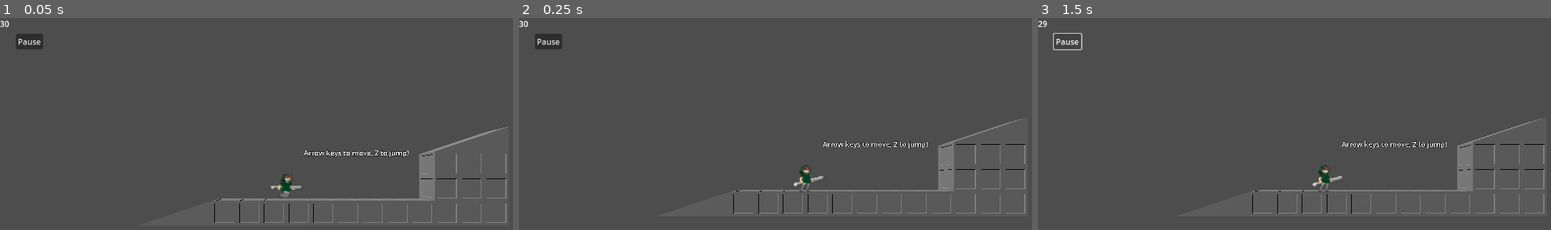
Above: before the commit, frames 1-3 (left to right).
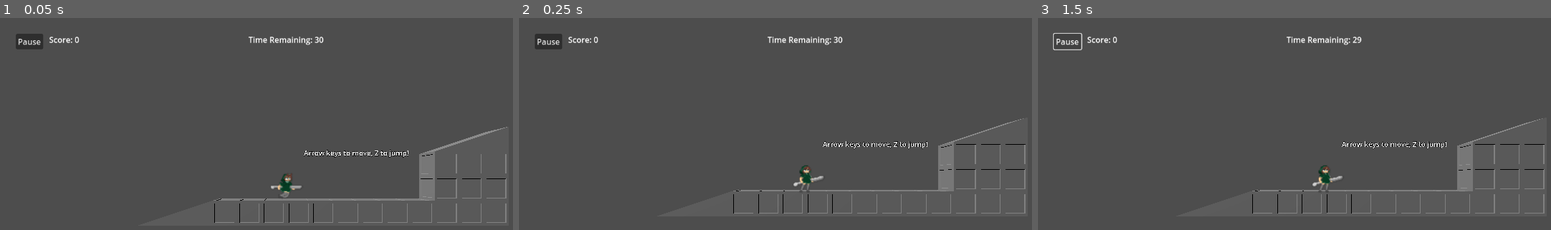
Above: after the commit, the same moments.

Repository: Biosaur/GIGGJMay2024
Game: Godot game, scene res://Game.tscn
Same seed, same stepped clock (60 frames per second), same inputs: the game is played once before the commit and once after it.
Inputs:
- Up to frame 1 (0.05 s): no input
- Up to frame 2 (0.25 s): no input
- Up to frame 3 (1.5 s): click "Pause" at 0.5 s; hold Right (right) from 1.28 s (still down); tap C (ability) at 1.35 s

The runs differ from the first frame. In frame 1, 0.4% of the frame differs, in the area x 0-64%, y 1-13%; in frame 2, 0.4%; in frame 3, 0.4%.

Commit message:
Add scoring system

Diff:
--- a/Game.gd
+++ b/Game.gd
@@ -5,6 +5,7 @@
 var current_level = null
 var numSpreadables = 0
 var numSpreaded = 0
+var score = 0
 
 signal spreadWarning
 
@@ -12,7 +13,7 @@
 func _ready():
 	timer = $Level/Timer
 	timer._timer_start()
-	timer_text = $Level/Time_remaining
+	timer_text = $"Control/MarginContainer/Time_Remaining"
 
 	$Level/Player.next_level.connect(_on_next_level)
 	$Level/Player.dead.connect(_on_player_death)
@@ -20,6 +21,10 @@
 
 func _on_next_level():
 	if numSpreadables == numSpreaded:
+		# Calculate score
+		score += round($Level/Timer.time_left * 100)
+		$"Control/MarginContainer/HSplitContainer/Score".text = "Score: " + str(score)
+
 		var next_level_path = LEVEL_PATH + str($Level.scene_file_path.to_int() + 1) + ".tscn"
 		var newLevel:PackedScene = load(next_level_path)
 		get_tree().paused = true
@@ -42,7 +47,7 @@
 		# Re-initialize the timer for the next level
 		timer = $Level/Timer
 		$Level/Timer._timer_start()
-		timer_text = $Level/Time_remaining
+		timer_text = $"Control/MarginContainer/Time_Remaining"
 
 		# Play the level complete sound
 		$SoundEffects/Level_Complete.play()
@@ -53,7 +58,7 @@
 		$"Control/MarginContainer/Spreadable Warning".hide()
 
 func _process(delta):
-	timer_text.text = "%s" % roundf(timer.time_left)
+	timer_text.text = "Time Remaining: "+ "%s" % roundf(timer.time_left)
 
 func _on_timer_timeout() -> void:
 	print("timer timed out")
--- a/Game.tscn
+++ b/Game.tscn
@@ -99,11 +99,27 @@
 theme_override_constants/margin_right = 32
 theme_override_constants/margin_bottom = 32
 
-[node name="Pause Button" type="Button" parent="Control/MarginContainer"]
+[node name="HSplitContainer" type="HSplitContainer" parent="Control/MarginContainer"]
+layout_mode = 2
+
+[node name="Pause Button" type="Button" parent="Control/MarginContainer/HSplitContainer"]
 layout_mode = 2
 size_flags_horizontal = 0
 size_flags_vertical = 0
 text = "Pause"
+
+[node name="Score" type="Label" parent="Control/MarginContainer/HSplitContainer"]
+layout_mode = 2
+size_flags_horizontal = 0
+size_flags_vertical = 0
+text = "Score: 0
+"
+
+[node name="Time_Remaining" type="Label" parent="Control/MarginContainer"]
+layout_mode = 2
+size_flags_horizontal = 4
+size_flags_vertical = 0
+text = "Time Remaining: 0"
 
 [node name="Spreadable Counter" type="Label" parent="Control/MarginContainer"]
 layout_mode = 2
@@ -149,4 +165,4 @@
 [node name="Level_Complete" type="AudioStreamPlayer2D" parent="SoundEffects"]
 stream = ExtResource("7_rea1y")
 
-[connection signal="pressed" from="Control/MarginContainer/Pause Button" to="." method="_on_pause_button_pressed"]
+[connection signal="pressed" from="Control/MarginContainer/HSplitContainer/Pause Button" to="." method="_on_pause_button_pressed"]
--- a/Level/Levels/Level2.tscn
+++ b/Level/Levels/Level2.tscn
@@ -33,7 +33,7 @@
 transform = Transform3D(0.475504, 0.612016, -0.631927, -0.00129373, 0.718819, 0.695196, 0.879712, -0.329751, 0.342593, 0, 0, 0)
 
 [node name="Timer" type="Timer" parent="."]
-wait_time = 30.0
+wait_time = 50.0
 one_shot = true
 autostart = true
 script = ExtResource("3_nhjc3")
Not shown: 5 places in Game Objects/Platforms/PlatformV2.tres that only renumber resources
